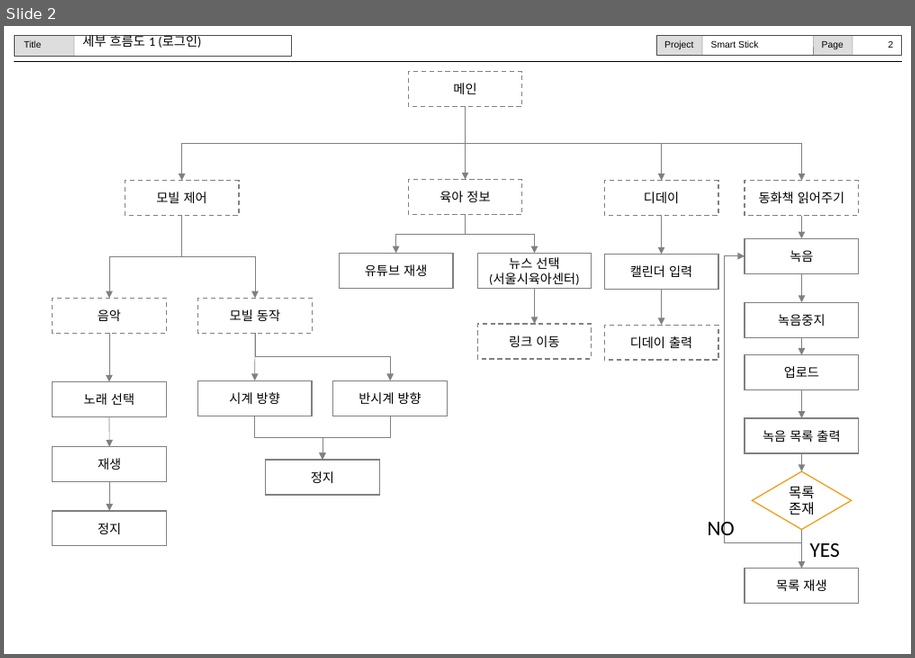
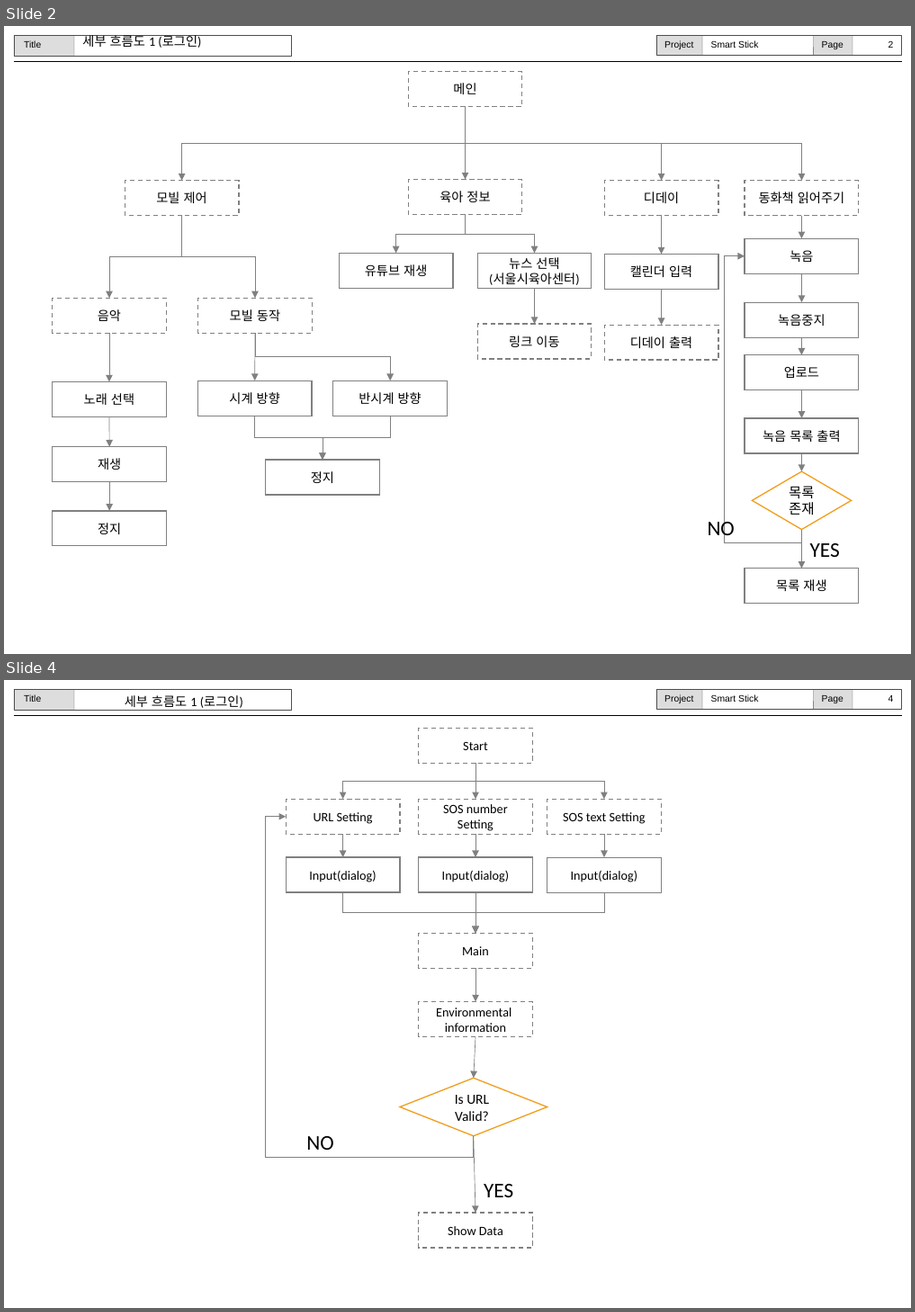
Before and after one commit to Smart-Mobil/Smart-Mobil, a slide deck: Documents/application docs/4차보고서( 흐름도, 구성도, 다이어그램)/앱 흐름도.pptx. Shown one above the other, each under a label of ours: slide 2 before the commit, slides 2 and 4 after it; the slides between them are not shown. The pictures are 915x658 and 915x1312 pixels, drawn with LibreOffice and Linux fonts; fonts in the diff are those of the drawing. Boxes give left, top, right and bottom in pixels: in the first picture for what was removed or moved away, otherwise in the second. Text is boxed around its words. In the diff, an @@ line names an element or a change of style, - is before the commit and + after.

```diff
--- a/Documents/application docs/4차보고서( 흐름도, 구성도, 다이어그램)/앱 흐름도.pptx
+++ b/Documents/application docs/4차보고서( 흐름도, 구성도, 다이어그램)/앱 흐름도.pptx
@@ slide 4 added at [4, 680, 911, 1308], background #FFFFFF; not listed: 15 template elements that a slide beside it also shows @@
@@ text added at [125, 695, 243, 711], 11 pt, text #000000 @@
+세부 흐름도 1 (로그인)
@@ rectangle added at [419, 728, 532, 763], fill #FFFFFF, outline #808080 1 pt dashed, 11 pt, text #000000 @@
+Start
@@ elbow arrow added from (476, 763) to (343, 799), #808080 0.5 pt @@
@@ elbow arrow added from (476, 763) to (476, 799), #808080 0.5 pt @@
@@ elbow arrow added from (476, 763) to (604, 799), #808080 0.5 pt @@
@@ rectangle added at [287, 799, 400, 834], fill #FFFFFF, outline #808080 1 pt dashed, 11 pt, text #000000 @@
+URL Setting
@@ rectangle added at [419, 799, 532, 834], fill #FFFFFF, outline #808080 1 pt dashed, 11 pt, text #000000 @@
+SOS number Setting
@@ rectangle added at [548, 799, 662, 834], fill #FFFFFF, outline #808080 1 pt dashed, 11 pt, text #000000 @@
+SOS text Setting
@@ elbow arrow added from (474, 1135) to (287, 817), #808080 0.5 pt @@
@@ arrow added from (343, 834) to (343, 857), #808080 0.5 pt @@
@@ arrow added from (476, 834) to (476, 857), #808080 0.5 pt @@
@@ arrow added from (604, 834) to (604, 857), #808080 0.5 pt @@
@@ rectangle added at [287, 857, 400, 892], fill #FFFFFF, outline #808080 1 pt, 11 pt, text #000000 @@
+Input(dialog)
@@ rectangle added at [419, 857, 532, 892], fill #FFFFFF, outline #808080 1 pt, 11 pt, text #000000 @@
+Input(dialog)
@@ rectangle added at [548, 857, 662, 892], fill #FFFFFF, outline #808080 1 pt, 11 pt, text #000000 @@
+Input(dialog)
@@ elbow arrow added from (343, 892) to (476, 933), #808080 0.5 pt @@
@@ elbow arrow added from (476, 892) to (476, 933), #808080 0.5 pt @@
@@ elbow arrow added from (604, 892) to (476, 933), #808080 0.5 pt @@
@@ rectangle added at [419, 933, 532, 968], fill #FFFFFF, outline #808080 1 pt dashed, 11 pt, text #000000 @@
+Main
@@ arrow added from (476, 968) to (476, 1001), #808080 0.5 pt @@
@@ rectangle added at [419, 1001, 532, 1036], fill #FFFFFF, outline #808080 1 pt dashed, 11 pt, text #000000 @@
+Environmental
+information
@@ arrow added from (476, 1036) to (474, 1078), #808080 0.5 pt @@
@@ diamond added at [400, 1078, 548, 1135], fill #FFFFFF, outline #F19D19 1 pt, 12 pt, text #000000 @@
+Is URL
+Valid?
@@ text added at [306, 1136, 333, 1150], 18 pt, text #000000 @@
+NO
@@ arrow added from (474, 1135) to (476, 1213), #808080 0.5 pt @@
@@ text added at [484, 1184, 513, 1198], 18 pt, text #000000 @@
+YES
@@ rectangle added at [419, 1213, 532, 1248], fill #FFFFFF, outline #808080 1 pt dashed, 11 pt, text #000000 @@
+Show Data
```
Also in this commit, not shown: 1 other slide added.
